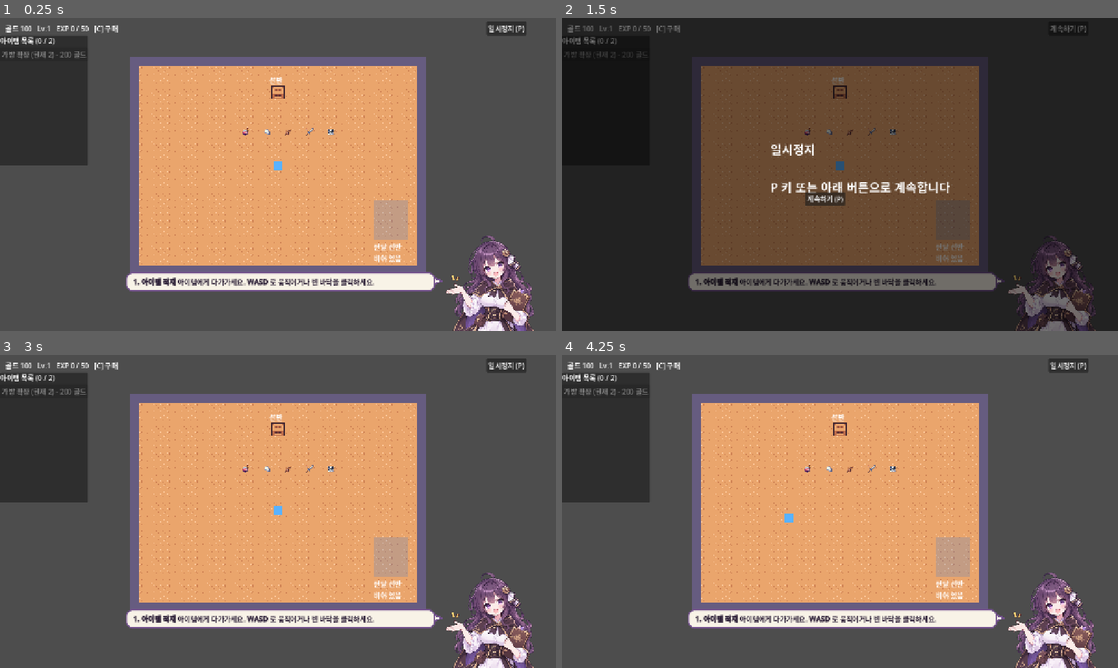
Above: before the commit, frames 1-4 (two rows, left to right).
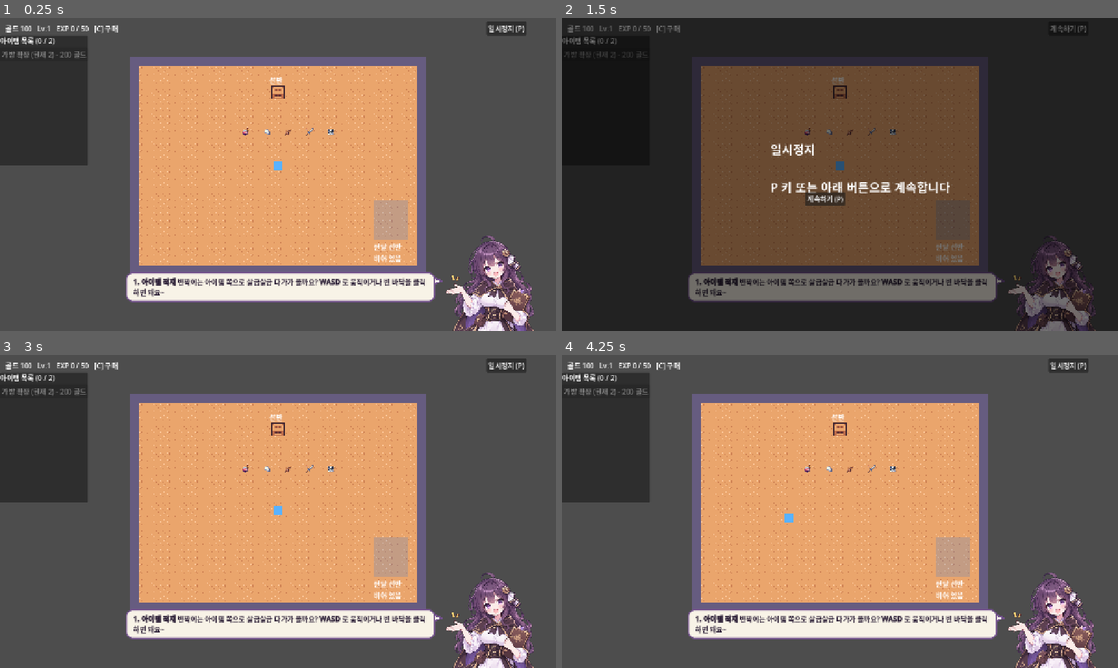
Above: after the commit, the same moments.

Repository: JaeyoungMyo/TheBetweenkeeper
Game: Godot game, scene res://scenes/storage/tutorial_storage.tscn
Two runs of this game, one before a commit and one after it. Both use one fixed random seed, a clock stepped at 60 frames per second and the inputs below. This scene is started directly instead of the project's main scene.
Inputs (mouse positions are in pixels of both pictures, inside the frame that each line leads up to):
- Up to frame 1 (0.25 s): no input
- Up to frame 2 (1.5 s): click "일시정지 (P)" at 0.5 s; click "계속하기 (P)" at 1.25 s
- Up to frame 3 (3 s): click "계속하기 (P)" at 2 s; tap Enter (shelf_take) at 2.75 s; drag from (278, 511) to (333, 442) at 2.77 s
- Up to frame 4 (4.25 s): tap Space at 3.5 s; drag from (728, 527) to (812, 574) at 3.52 s

The runs differ from the first frame. In frame 1, 2.9% of the frame differs, in the area x 22-79%, y 82-91%; in frame 2, 2.7%; in frame 3, 2.9%; in frame 4, 2.9%.

Commit message:
튜토리얼 안내 말투를 캐릭터가 귀엽게 설명하는 말투로 변경
Co-Authored-By: Claude Haiku 5.5 <noreply@anthropic.com>
Claude-Session: https://claude.ai/code/session_0121nzt2UG16d76XWYTLiz1b

Diff:
--- a/scripts/storage/tutorial_storage.gd
+++ b/scripts/storage/tutorial_storage.gd
@@ -131,32 +131,32 @@
 func _build_steps() -> Array:
 	var s := []
 	# 1. 아이템 적재
-	s.append({"text": "[b]1. 아이템 적재[/b] 아이템에게 다가가세요. [b]WASD[/b] 로 움직이거나 빈 바닥을 클릭하세요.", "check": func() -> bool: return _near_any_item()})
-	s.append({"text": "[b]1. 아이템 적재[/b] [b]X[/b] 키로 아이템을 주우세요.", "check": func() -> bool: return not ItemManager.carried_ids.is_empty()})
-	s.append({"text": "[b]1. 아이템 적재[/b] 선반 [b]앞[/b] 으로 가세요.", "check": func() -> bool: return _near_shelf0()})
-	s.append({"text": "[b]1. 아이템 적재[/b] [b]E[/b] 키로 선반을 여세요.", "check": func() -> bool: return _ui != null and room_panel_visible()})
-	s.append({"text": "[b]1. 아이템 적재[/b] 선반이 열린 상태에서 [b]1[/b] 키를 누르면 들고 있는 아이템이 1번 칸에 들어갑니다.", "check": func() -> bool: return _stored_count() >= 1})
-	s.append({"text": "[b]1. 아이템 적재[/b] 남은 아이템도 같은 방법으로 넣으세요 (집고 → 선반 앞 → E → 1·2·3 키). 손에는 [b]2개[/b] 까지 들 수 있고, 칸이 가득 차면 다른 칸 번호를 누르세요.", "check": func() -> bool: return _all_stored()})
+	s.append({"text": "[b]1. 아이템 적재[/b] 반짝이는 아이템 쪽으로 살금살금 다가가 볼까요? [b]WASD[/b] 로 움직이거나 빈 바닥을 클릭하면 돼요~", "check": func() -> bool: return _near_any_item()})
+	s.append({"text": "[b]1. 아이템 적재[/b] 좋아요! [b]X[/b] 키를 눌러서 아이템을 주워 볼까요?", "check": func() -> bool: return not ItemManager.carried_ids.is_empty()})
+	s.append({"text": "[b]1. 아이템 적재[/b] 잘했어요! 이제 저기 선반 [b]앞[/b] 으로 가 볼까요?", "check": func() -> bool: return _near_shelf0()})
+	s.append({"text": "[b]1. 아이템 적재[/b] 선반 앞에 도착했어요~ [b]E[/b] 키를 누르면 선반이 열려요!", "check": func() -> bool: return _ui != null and room_panel_visible()})
+	s.append({"text": "[b]1. 아이템 적재[/b] 선반이 열렸죠? [b]1[/b] 키를 누르면 들고 있는 아이템이 1번 칸에 쏙 들어가요!", "check": func() -> bool: return _stored_count() >= 1})
+	s.append({"text": "[b]1. 아이템 적재[/b] 나머지도 같은 방법으로 넣어 봐요~ (집고 → 선반 앞 → E → 1·2·3 키) 손에는 [b]2개[/b] 까지 들 수 있고, 칸이 가득 차면 다른 칸 번호를 눌러 보세요!", "check": func() -> bool: return _all_stored()})
 	# 2. 아이템 드랍
-	s.append({"text": "[b]2. 아이템 드랍[/b] 바닥의 아이템에 다가가 [b]X[/b] 로 줍고, 선반에서 떨어진 곳에서 [b]Z[/b] 로 내려놓으세요.", "enter": func() -> void: _spawn_floor_item(), "check": func() -> bool: return _dropped_on_floor()})
+	s.append({"text": "[b]2. 아이템 드랍[/b] 바닥에 떨어진 아이템 쪽으로 가서 [b]X[/b] 로 주워 볼까요? 그다음 선반에서 조금 떨어진 곳에서 [b]Z[/b] 를 누르면 내려놓을 수 있어요~", "enter": func() -> void: _spawn_floor_item(), "check": func() -> bool: return _dropped_on_floor()})
 	# 3. 긴급 퀘스트 (아이템 꺼내서 전달)
-	s.append({"text": "[b]3. 긴급 퀘스트[/b] 왼쪽 아래에 [b]긴급 요청 (회복약 1개)[/b] 이 떴습니다. 선반을 열고 [b]회복약[/b] 을 ↑↓ 로 고른 뒤 [b]Enter[/b] 로 꺼내세요 (이름을 클릭해도 됩니다).", "enter": func() -> void: _ensure_on_shelf("potion_hp"); _spawn_potion_quest(), "check": func() -> bool: return _carrying("potion_hp")})
-	s.append({"text": "[b]3. 긴급 퀘스트[/b] 들고 [b]전달 선반[/b] (오른쪽 아래 파란 칸) 앞에서 [b]Z[/b] 를 누르세요.", "check": func() -> bool: return _quest_done()})
+	s.append({"text": "[b]3. 긴급 퀘스트[/b] 큰일이에요! 왼쪽 아래에 [b]긴급 요청 (회복약 1개)[/b] 이 떴어요. 선반을 열고 [b]회복약[/b] 을 ↑↓ 로 고른 뒤 [b]Enter[/b] 로 꺼내 주세요 (이름을 클릭해도 돼요)!", "enter": func() -> void: _ensure_on_shelf("potion_hp"); _spawn_potion_quest(), "check": func() -> bool: return _carrying("potion_hp")})
+	s.append({"text": "[b]3. 긴급 퀘스트[/b] 회복약을 들고 [b]전달 선반[/b] (오른쪽 아래 파란 칸) 앞에서 [b]Z[/b] 를 눌러 주세요.", "check": func() -> bool: return _quest_done()})
 	# 4. 증강 선택
-	s.append({"text": "[b]4. 증강 선택[/b] 레벨이 올랐습니다! 나온 증강 중 하나를 고르세요. (고르는 동안 게임이 잠시 멈춥니다)", "enter": func() -> void: _level_up(), "check": func() -> bool: return not EconomyManager.augments.is_empty() and EconomyManager.pending_choices == 0})
+	s.append({"text": "[b]4. 증강 선택[/b] 와아, 레벨이 올랐어요! 나온 증강 중에서 하나를 골라 주세요~ (고르는 동안 게임이 잠시 멈춰요)", "enter": func() -> void: _level_up(), "check": func() -> bool: return not EconomyManager.augments.is_empty() and EconomyManager.pending_choices == 0})
 	# 5. 수면
-	s.append({"text": "[b]5. 수면[/b] 용사가 잠듭니다 (튜토리얼은 6초). 수면 중에도 [b]C[/b] 로 새 선반을 살 수 있습니다. 칸 추가는 선반을 열고 [b]+[/b] 키.", "enter": func() -> void: _start_sleep(), "check": func() -> bool: return _ui != null and _ui._shop_active})
+	s.append({"text": "[b]5. 수면[/b] 용사님이 잠이 들었어요. 쿨쿨~ (튜토리얼은 6초예요). 수면 중에도 [b]C[/b] 로 새 선반을 살 수 있어요. 칸 추가는 선반을 열고 [b]+[/b] 키!", "enter": func() -> void: _start_sleep(), "check": func() -> bool: return _ui != null and _ui._shop_active})
 	# 6. 상점 퀘스트
-	s.append({"text": "[b]6. 상점 퀘스트[/b] 상점이 열렸습니다. 요청 품목 [b]검[/b] 과 [b]투구[/b] 를 선반에서 꺼내 [b]전달 선반[/b] 에 [b]Z[/b] 로 넣으세요. 판매되면 골드와 EXP 를 얻습니다.", "enter": func() -> void: _ensure_on_shelf("sword"); _ensure_on_shelf("helmet"), "check": func() -> bool: return _sell_ok})
+	s.append({"text": "[b]6. 상점 퀘스트[/b] 상점이 열렸어요! 요청 품목 [b]검[/b] 과 [b]투구[/b] 를 선반에서 꺼내서 [b]전달 선반[/b] 에 [b]Z[/b] 로 넣어 주세요. 팔리면 골드와 EXP 를 받을 수 있어요~", "enter": func() -> void: _ensure_on_shelf("sword"); _ensure_on_shelf("helmet"), "check": func() -> bool: return _sell_ok})
 	# 7. 선반 구매와 확장
-	s.append({"text": "[b]7. 선반 구매[/b] 튜토리얼 지원금 500골드를 드렸습니다. [b]C[/b] 키로 메뉴를 열고 [b]새 선반 사기[/b] 를 누르세요. (C 메뉴는 선반 구매만 합니다)", "enter": func() -> void: EconomyManager.add_gold(500), "check": func() -> bool: return room_shelves() >= 2})
-	s.append({"text": "[b]7. 칸 확장[/b] 선반 [b]앞[/b] 에서 [b]E[/b] 로 선반을 열고, 패널 맨 위 [b]칸 추가[/b] 버튼을 누르거나 [b]+[/b] 키를 누르세요. 선반마다 따로 늘립니다.", "check": func() -> bool: return shelves[0].state.slot_count > 3})
-	s.append({"info": true, "text": "[b]던전 흐름[/b] 던전은 전투 3~5회로 이루어집니다. 전투가 끝날 때마다 아이템이 들어오니, 바닥에 쌓이기 전에 선반에 정리하세요. 던전이 끝나면 [b]수면[/b] → [b]상점[/b] 순서로 진행합니다."})
-	s.append({"info": true, "text": "[b]실패와 게임오버[/b] 긴급 요청을 시간 안에 못 채우면 실패가 1 쌓입니다. [b]실패 3번[/b] 이면 게임오버입니다. 던전이나 상점이 끝날 때마다 자동 저장되며, 메인 메뉴의 [b]이어하기[/b] 로 이어할 수 있습니다."})
-	s.append({"info": true, "text": "[b]상점 구매와 무게[/b] 상점은 판매 후 골드로 아이템을 [b]구매[/b] 해 바닥에 떨어뜨립니다. 골드가 모자라면 그 품목은 건너뜁니다. 선반 칸 하나는 무게 [b]12[/b] 까지만 들어갑니다. 넘치면 다른 칸을 쓰세요."})
-	s.append({"info": true, "text": "[b]가방, 일시정지, 설정[/b] 손에 드는 개수는 아이템 목록 아래 [b]가방 확장[/b] 으로 늘립니다. [b]P[/b] 는 일시정지, [b]F2[/b] 는 설정 (전체 화면)입니다."})
-	s.append({"info": true, "text": "[b]조작 요약[/b] 이동 WASD · 줍기 X · 선반 열기 E (열면 이동 잠금) · 선반 고르기 ↑↓ · 꺼내기 Enter · 넣기 1~3 · 내려놓기 Z · 선반 칸 1~3 · 칸 추가 + · 선반 구매 C · 일시정지 P · 설정 F2."})
-	s.append({"info": true, "text": "[b]튜토리얼 완료![/b] 이제 메인 메뉴에서 [b]새 게임[/b] 을 눌러 시작하세요. 시작 버튼을 누르면 메인 메뉴로 돌아갑니다."})
+	s.append({"text": "[b]7. 선반 구매[/b] 튜토리얼 지원금 500골드를 드릴게요! [b]C[/b] 키로 메뉴를 열고 [b]새 선반 사기[/b] 를 눌러 보세요. (C 메뉴에서는 선반 구매만 할 수 있어요)", "enter": func() -> void: EconomyManager.add_gold(500), "check": func() -> bool: return room_shelves() >= 2})
+	s.append({"text": "[b]7. 칸 확장[/b] 선반 [b]앞[/b] 에서 [b]E[/b] 로 선반을 열고, 패널 맨 위 [b]칸 추가[/b] 버튼을 누르거나 [b]+[/b] 키를 눌러 주세요. 선반마다 따로 늘릴 수 있어요~", "check": func() -> bool: return shelves[0].state.slot_count > 3})
+	s.append({"info": true, "text": "[b]던전 흐름[/b] 던전은 전투 3~5회로 이루어져요. 전투가 끝날 때마다 아이템이 들어오니까, 바닥에 쌓이기 전에 선반에 정리해 주세요! 던전이 끝나면 [b]수면[/b] → [b]상점[/b] 순서로 진행돼요."})
+	s.append({"info": true, "text": "[b]실패와 게임오버[/b] 긴급 요청을 시간 안에 못 채우면 실패가 1 쌓여요. [b]실패 3번[/b] 이면 게임오버예요ㅠ 던전이나 상점이 끝날 때마다 자동 저장되니까, 메인 메뉴의 [b]이어하기[/b] 로 이어서 할 수 있어요."})
+	s.append({"info": true, "text": "[b]상점 구매와 무게[/b] 상점에서는 판매 후 골드로 아이템을 [b]구매[/b] 할 수 있고, 구매한 아이템은 바닥에 떨어져요. 골드가 모자라면 그 품목은 건너뛰어요. 선반 칸 하나는 무게 [b]12[/b] 까지만 들어가니까, 넘치면 다른 칸을 써 주세요!"})
+	s.append({"info": true, "text": "[b]가방, 일시정지, 설정[/b] 손에 드는 개수는 아이템 목록 아래 [b]가방 확장[/b] 으로 늘릴 수 있어요. [b]P[/b] 는 일시정지, [b]F2[/b] 는 설정(전체 화면)이에요~"})
+	s.append({"info": true, "text": "[b]조작 요약[/b] 이동 WASD · 줍기 X · 선반 열기 E (열면 이동이 잠겨요) · 선반 고르기 ↑↓ · 꺼내기 Enter · 넣기 1~3 · 내려놓기 Z · 칸 추가 + · 선반 구매 C · 일시정지 P · 설정 F2. 헷갈리면 언제든 다시 봐 주세요!"})
+	s.append({"info": true, "text": "[b]튜토리얼 완료![/b] 정말 잘했어요! 이제 메인 메뉴에서 [b]새 게임[/b] 을 눌러 시작해 봐요. 시작 버튼을 누르면 메인 메뉴로 돌아가요~"})
 	return s
 
 
Not shown, changed: aidlc-docs/audit.md
